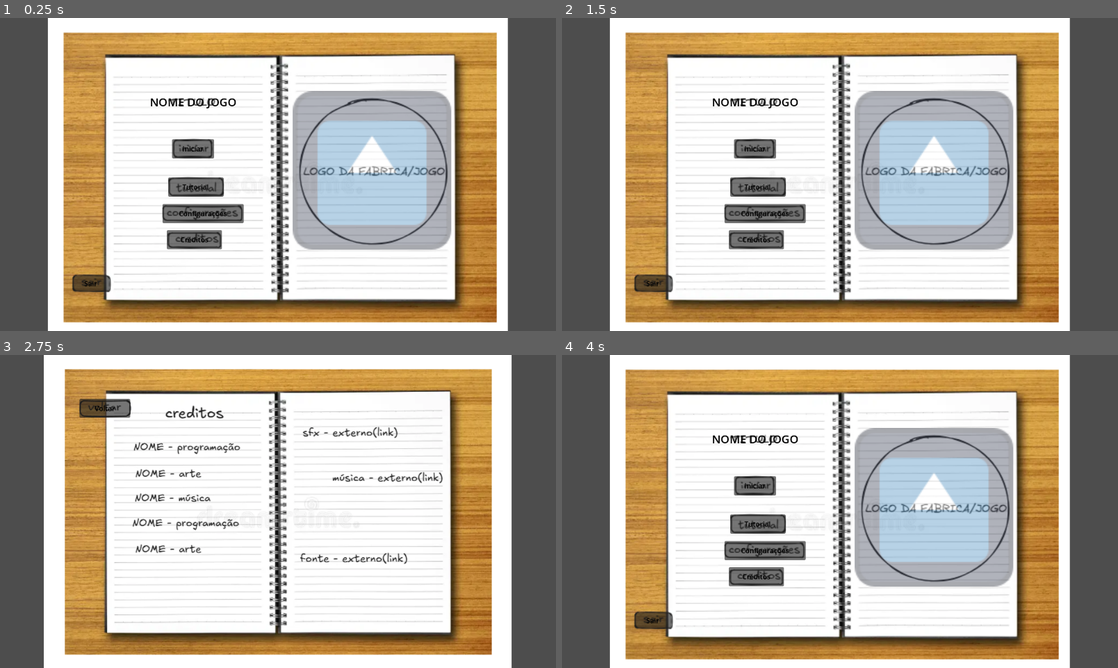
Above: before the commit, frames 1-4 (two rows, left to right).
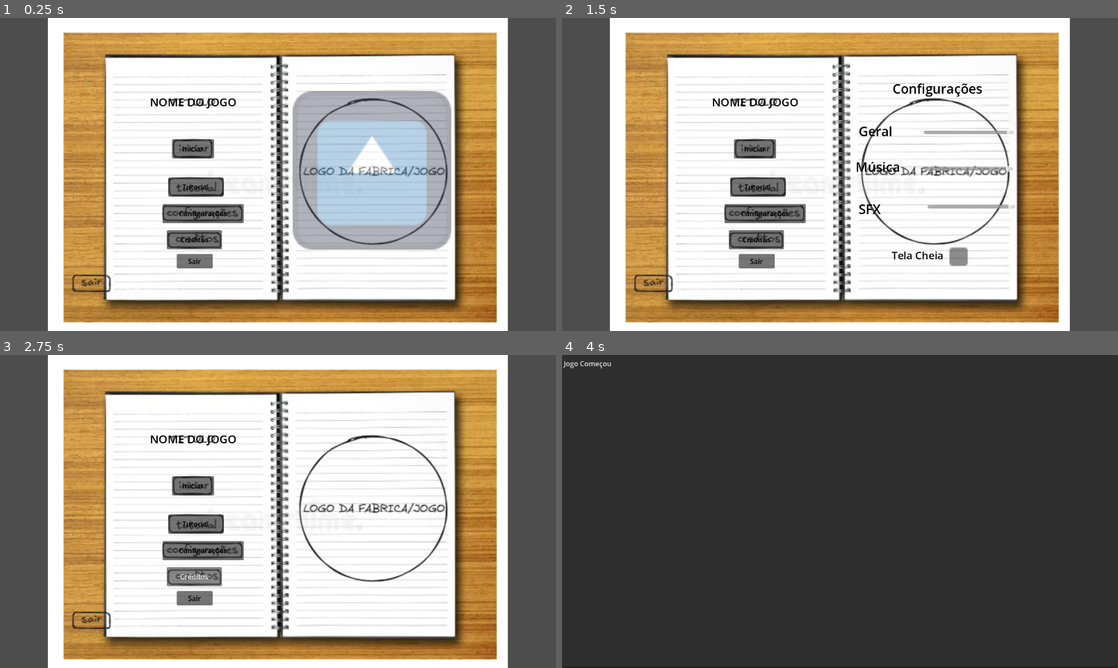
Above: after the commit, the same moments.

Repository: Masoax/felpojam-1
Game: Godot game, scene res://menu_principal.tscn
Two runs of this game, one before a commit and one after it. Both use one fixed random seed, a clock stepped at 60 frames per second and the inputs below. The engine's default icon, where the game draws it, is replaced by a stand-in: a white triangle on a blue panel in a dark square.
Inputs (mouse positions are in pixels of both pictures, inside the frame that each line leads up to):
- Up to frame 1 (0.25 s): no input
- Up to frame 2 (1.5 s): click "Configurações" at 0.5 s; click (656, 68) at 1.25 s, where only the run before the commit has a clickable "Voltar"
- Up to frame 3 (2.75 s): click "Créditos" at 2 s
- Up to frame 4 (4 s): click (756, 486) at 2.75 s, where only the run after the commit has a clickable "Iniciar"; click (667, 408) at 3.5 s, where only the run before the commit has a clickable "Voltar"

The runs differ from the first frame. In frame 1, 0.6% of the frame differs, in the area x 13-39%, y 75-88%; in frame 2, 15%; in frame 3, 23%; in frame 4, 98%, in the area x 0-100%, y 0-100%.

Commit message:
Fiz um sistema de switch nos botões
Demorou mais do que eu gostaria

Diff:
--- a/menu_principal.gd
+++ b/menu_principal.gd
@@ -4,21 +4,26 @@
 @export var cena_gameplay: PackedScene
 
 @onready var menu_inicial = $MenuInicial
+@onready var menu_logo = $MenuInicial/LogoJogo
 @onready var menu_tutorial = $MenuTutorial
-@onready var menu_config = $MenuConfig
-@onready var menu_creditos = $MenuCreditos
+@onready var menu_config = $MenuInicial/MenuConfig
+@onready var menu_creditos = $MenuInicial/MenuCreditos
 
 # Variaveis para salvar as configuções e fazer elas carregarem quando o jogo abrir de novo
 const ARQUIVO_SAVE = "user://config.cfg"
 
-@onready var slider_geral = $MenuConfig/SliderGeral
-@onready var slider_musica = $MenuConfig/SliderMusica
-@onready var slider_sfx = $MenuConfig/SliderSFX
-@onready var check_tela_cheia =$MenuConfig/CheckTelaCheia
+@onready var slider_geral = $MenuInicial/MenuConfig/SliderGeral
+@onready var slider_musica = $MenuInicial/MenuConfig/SliderMusica
+@onready var slider_sfx = $MenuInicial/MenuConfig/SliderSFX
+@onready var check_tela_cheia =$MenuInicial/MenuConfig/CheckTelaCheia
 
 # Função que carrega as configurações salvas
 func _ready():
 	carregar_configuracoes()
+	menu_logo.visible = true
+	exibir_tutorial(false)
+	exibir_configuracoes(false)
+	exibir_creditos(false)
 
 # Função para abrir a cena da gameplay
 func _on_btn_iniciar_pressed():
@@ -33,21 +38,19 @@
 	exibir_tutorial(true)
 
 func _on_btn_voltar_pressed():
+	menu_logo.visible = true
 	exibir_tutorial(false)
 	exibir_configuracoes(false)
 	exibir_creditos(false)
 
 # funções para trocar o menu inicial com o das configurações
 func exibir_configuracoes(mostrar_config: bool):
-	menu_inicial.visible = !mostrar_config
+	menu_logo.visible = !mostrar_config
 	menu_config.visible = mostrar_config
+	menu_creditos.visible = false
 
 func _on_btn_config_pressed():
-	exibir_configuracoes(true)
-
-#func _on_btn_voltar_pressed():
-#	exibir_configuracoes(false)
-#	exibir_tutorial(false)
+	exibir_configuracoes(!menu_config.visible)
 
 # Variaveis para guardas as configurações dos canais de audio
 var bus_geral = AudioServer.get_bus_index("Master")
@@ -74,15 +77,14 @@
 		DisplayServer.window_set_mode(DisplayServer.WINDOW_MODE_WINDOWED)
 	salvar_configuracoes() # Salvando as alterações para quando o jogo abrir de novo
 
-# funções para trocar o menu inicial com os dos creditos
+# funções para trocar o menu inicial com os dos creditos e vice-versa
 func exibir_creditos(mostrar_creditos: bool):
-	menu_inicial.visible = !mostrar_creditos
+	menu_logo.visible = !mostrar_creditos
+	menu_config.visible = false
 	menu_creditos.visible = mostrar_creditos
 
 func _on_btn_creditos_pressed():
-	exibir_creditos(true)
-
-#func _on_btn_voltar_pressed():
+	exibir_creditos(!menu_creditos.visible)
 
 # Função para fechar o jogo
 func _on_btn_sair_pressed():
--- a/menu_principal.tscn
+++ b/menu_principal.tscn
@@ -18,16 +18,7 @@
 script = ExtResource("1_bj1uy")
 cena_gameplay = ExtResource("2_gmcsc")
 
-[node name="MenuInicial" type="Control" parent="." unique_id=194904409]
-layout_mode = 1
-anchors_preset = 15
-anchor_right = 1.0
-anchor_bottom = 1.0
-grow_horizontal = 2
-grow_vertical = 2
-metadata/_edit_use_anchors_ = true
-
-[node name="TextureRect" type="TextureRect" parent="MenuInicial" unique_id=654902916]
+[node name="CadernoInicial" type="TextureRect" parent="." unique_id=654902916]
 layout_mode = 1
 anchors_preset = 15
 anchor_right = 1.0
@@ -36,6 +27,51 @@
 grow_vertical = 2
 texture = ExtResource("3_ul6ys")
 stretch_mode = 5
+metadata/_edit_use_anchors_ = true
+
+[node name="CadernoTutorial" type="TextureRect" parent="." unique_id=555649731]
+visible = false
+layout_mode = 1
+anchors_preset = 15
+anchor_right = 1.0
+anchor_bottom = 1.0
+grow_horizontal = 2
+grow_vertical = 2
+texture = ExtResource("6_a6518")
+stretch_mode = 5
+metadata/_edit_use_anchors_ = true
+
+[node name="CadernoConfig" type="TextureRect" parent="." unique_id=1221728880]
+visible = false
+layout_mode = 1
+anchors_preset = 15
+anchor_right = 1.0
+anchor_bottom = 1.0
+grow_horizontal = 2
+grow_vertical = 2
+texture = ExtResource("5_fa1tu")
+stretch_mode = 5
+metadata/_edit_use_anchors_ = true
+
+[node name="CadernoCreditos" type="TextureRect" parent="." unique_id=1006726884]
+visible = false
+layout_mode = 1
+anchors_preset = 15
+anchor_right = 1.0
+anchor_bottom = 1.0
+grow_horizontal = 2
+grow_vertical = 2
+texture = ExtResource("7_yxm4i")
+stretch_mode = 5
+metadata/_edit_use_anchors_ = true
+
+[node name="MenuInicial" type="Control" parent="." unique_id=194904409]
+layout_mode = 1
+anchors_preset = 15
+anchor_right = 1.0
+anchor_bottom = 1.0
+grow_horizontal = 2
+grow_vertical = 2
 metadata/_edit_use_anchors_ = true
 
 [node name="BtnIniciar" type="Button" parent="MenuInicial" unique_id=1232188284]
@@ -86,16 +122,16 @@
 [node name="BtnSair" type="Button" parent="MenuInicial" unique_id=1959171468]
 layout_mode = 1
 anchors_preset = -1
-anchor_left = 0.13125
-anchor_top = 0.825
-anchor_right = 0.19609375
-anchor_bottom = 0.87083334
+anchor_left = 0.31796876
+anchor_top = 0.75416666
+anchor_right = 0.3828125
+anchor_bottom = 0.8
 grow_vertical = 0
 theme_override_colors/font_color = Color(0, 0, 0, 1)
 text = "Sair"
 metadata/_edit_use_anchors_ = true
 
-[node name="TextureRect2" type="TextureRect" parent="MenuInicial" unique_id=840569768]
+[node name="LogoJogo" type="TextureRect" parent="MenuInicial" unique_id=840569768]
 modulate = Color(1, 1, 1, 0.39215687)
 layout_mode = 1
 anchors_preset = -1
@@ -118,213 +154,154 @@
 text = "NOME DO JOGO"
 metadata/_edit_use_anchors_ = true
 
-[node name="MenuTutorial" type="Control" parent="." unique_id=1380683657]
-visible = false
-layout_mode = 1
-anchors_preset = 15
-anchor_right = 1.0
-anchor_bottom = 1.0
-grow_horizontal = 2
-grow_vertical = 2
-metadata/_edit_use_anchors_ = true
-
-[node name="TextureRect" type="TextureRect" parent="MenuTutorial" unique_id=555649731]
-layout_mode = 1
-anchors_preset = 15
-anchor_right = 1.0
-anchor_bottom = 1.0
-grow_horizontal = 2
-grow_vertical = 2
-texture = ExtResource("6_a6518")
-stretch_mode = 5
-metadata/_edit_use_anchors_ = true
-
-[node name="BtnVoltar" type="Button" parent="MenuTutorial" unique_id=211087816]
-layout_mode = 1
-anchors_preset = -1
-anchor_left = 0.12265625
-anchor_top = 0.12777779
-anchor_right = 0.22172852
-anchor_bottom = 0.18788588
-theme_override_colors/font_color = Color(0, 0, 0, 1)
-text = "Voltar"
-metadata/_edit_use_anchors_ = true
-
-[node name="MenuConfig" type="Control" parent="." unique_id=574583915]
-visible = false
-layout_mode = 1
-anchors_preset = 15
-anchor_right = 1.0
-anchor_bottom = 1.0
-grow_horizontal = 2
-grow_vertical = 2
-metadata/_edit_use_anchors_ = true
-
-[node name="TextureRect" type="TextureRect" parent="MenuConfig" unique_id=1221728880]
-layout_mode = 1
-anchors_preset = 15
-anchor_right = 1.0
-anchor_bottom = 1.0
-grow_horizontal = 2
-grow_vertical = 2
-texture = ExtResource("5_fa1tu")
-stretch_mode = 5
-metadata/_edit_use_anchors_ = true
-
-[node name="BtnVoltar" type="Button" parent="MenuConfig" unique_id=1489302557]
-layout_mode = 1
-anchors_preset = -1
-anchor_left = 0.12265625
-anchor_top = 0.12777779
-anchor_right = 0.22172852
-anchor_bottom = 0.18788588
-theme_override_colors/font_color = Color(0, 0, 0, 1)
-text = "Voltar"
-metadata/_edit_use_anchors_ = true
-
-[node name="Configuracoes" type="Label" parent="MenuConfig" unique_id=903175959]
-layout_mode = 1
-anchors_preset = -1
-anchor_left = 0.2625
-anchor_top = 0.1875
-anchor_right = 0.42421874
-anchor_bottom = 0.24583334
+[node name="MenuConfig" type="Control" parent="MenuInicial" unique_id=574583915]
+visible = false
+layout_mode = 1
+anchor_left = 0.5234375
+anchor_top = 0.13472222
+anchor_right = 0.8109375
+anchor_bottom = 0.87916666
+grow_horizontal = 2
+grow_vertical = 2
+metadata/_edit_use_anchors_ = true
+
+[node name="Configuracoes" type="Label" parent="MenuInicial/MenuConfig" unique_id=903175959]
+layout_mode = 1
+anchors_preset = -1
+anchor_left = 0.24728265
+anchor_top = 0.082089536
+anchor_right = 0.8097826
+anchor_bottom = 0.16044775
 theme_override_colors/font_color = Color(0, 0, 0, 1)
 theme_override_font_sizes/font_size = 30
 text = "Configurações"
 metadata/_edit_use_anchors_ = true
 
-[node name="Geral" type="Label" parent="MenuConfig" unique_id=2131817894]
-layout_mode = 1
-anchors_preset = -1
-anchor_left = 0.20234375
-anchor_top = 0.33888888
-anchor_right = 0.3171875
-anchor_bottom = 0.39722222
+[node name="Geral" type="Label" parent="MenuInicial/MenuConfig" unique_id=2131817894]
+layout_mode = 1
+anchors_preset = -1
+anchor_left = 0.035326045
+anchor_top = 0.26492533
+anchor_right = 0.24728256
+anchor_bottom = 0.34328356
 theme_override_colors/font_color = Color(0, 0, 0, 1)
 theme_override_font_sizes/font_size = 30
 text = "Geral"
 metadata/_edit_use_anchors_ = true
 
-[node name="Musica" type="Label" parent="MenuConfig" unique_id=1407362580]
-layout_mode = 1
-anchors_preset = -1
-anchor_left = 0.19453125
-anchor_top = 0.45833334
-anchor_right = 0.3234375
-anchor_bottom = 0.51666665
+[node name="Musica" type="Label" parent="MenuInicial/MenuConfig" unique_id=1407362580]
+layout_mode = 1
+anchors_preset = -1
+anchor_left = 0.016304348
+anchor_top = 0.41791046
+anchor_right = 0.29347825
+anchor_bottom = 0.49626866
 theme_override_colors/font_color = Color(0, 0, 0, 1)
 theme_override_font_sizes/font_size = 30
 text = "Música"
 metadata/_edit_use_anchors_ = true
 
-[node name="SFX" type="Label" parent="MenuConfig" unique_id=1033873499]
-layout_mode = 1
-anchors_preset = -1
-anchor_left = 0.20078126
-anchor_top = 0.5902778
-anchor_right = 0.3203125
-anchor_bottom = 0.6486111
+[node name="SFX" type="Label" parent="MenuInicial/MenuConfig" unique_id=1033873499]
+layout_mode = 1
+anchors_preset = -1
+anchor_left = 0.035326086
+anchor_top = 0.5988806
+anchor_right = 0.17391309
+anchor_bottom = 0.6772388
 theme_override_colors/font_color = Color(0, 0, 0, 1)
 theme_override_font_sizes/font_size = 30
 text = "SFX"
 metadata/_edit_use_anchors_ = true
 
-[node name="TelaCheia" type="Label" parent="MenuConfig" unique_id=2123009757]
-layout_mode = 1
-anchors_preset = -1
-anchor_left = 0.25234374
-anchor_top = 0.74444443
-anchor_right = 0.371875
-anchor_bottom = 0.80277777
-theme_override_colors/font_color = Color(0, 0, 0, 1)
-theme_override_font_sizes/font_size = 30
-text = "Tela Cheia"
-metadata/_edit_use_anchors_ = true
-
-[node name="TextureRect2" type="TextureRect" parent="MenuConfig" unique_id=761214042]
-modulate = Color(1, 1, 1, 0.39215687)
-layout_mode = 1
-anchors_preset = -1
-anchor_left = 0.521875
-anchor_top = 0.23333333
-anchor_right = 0.8070313
-anchor_bottom = 0.74027777
-texture = ExtResource("4_ns3he")
-metadata/_edit_use_anchors_ = true
-
-[node name="SliderGeral" type="HSlider" parent="MenuConfig" unique_id=2058826330]
-layout_mode = 1
-anchors_preset = -1
-anchor_left = 0.32265624
-anchor_top = 0.35833332
-anchor_right = 0.484375
-anchor_bottom = 0.38055557
+[node name="SliderGeral" type="HSlider" parent="MenuInicial/MenuConfig" unique_id=2058826330]
+layout_mode = 1
+anchors_preset = -1
+anchor_left = 0.44293478
+anchor_top = 0.29477614
+anchor_right = 1.0027174
+anchor_bottom = 0.3246269
 value = 100.0
 metadata/_edit_use_anchors_ = true
 
-[node name="SliderMusica" type="HSlider" parent="MenuConfig" unique_id=2055322101]
-layout_mode = 1
-anchors_preset = -1
-anchor_left = 0.3265625
-anchor_top = 0.47916666
-anchor_right = 0.48828125
-anchor_bottom = 0.5013889
+[node name="SliderMusica" type="HSlider" parent="MenuInicial/MenuConfig" unique_id=2055322101]
+layout_mode = 1
+anchors_preset = -1
+anchor_left = 0.44565213
+anchor_top = 0.45149255
+anchor_right = 0.9972826
+anchor_bottom = 0.48134327
 value = 100.0
 metadata/_edit_use_anchors_ = true
 
-[node name="SliderSFX" type="HSlider" parent="MenuConfig" unique_id=1010897813]
-layout_mode = 1
-anchors_preset = -1
-anchor_left = 0.32734376
-anchor_top = 0.60555553
-anchor_right = 0.4890625
-anchor_bottom = 0.62777776
+[node name="SliderSFX" type="HSlider" parent="MenuInicial/MenuConfig" unique_id=1010897813]
+layout_mode = 1
+anchors_preset = -1
+anchor_left = 0.4673913
+anchor_top = 0.61380595
+anchor_right = 1.0108697
+anchor_bottom = 0.6436567
 offset_bottom = 3.0517578e-05
 value = 100.0
 metadata/_edit_use_anchors_ = true
 
-[node name="CheckTelaCheia" type="CheckBox" parent="MenuConfig" unique_id=1408302889]
-layout_mode = 1
-anchors_preset = -1
-anchor_left = 0.38046876
-anchor_top = 0.7083333
-anchor_right = 0.425
-anchor_bottom = 0.85
-offset_right = 51.0
+[node name="CheckTelaCheia" type="CheckBox" parent="MenuInicial/MenuConfig" unique_id=1408302889]
+layout_mode = 1
+anchors_preset = -1
+anchor_left = 0.492799
+anchor_top = 0.75895524
+anchor_right = 0.82785326
+anchor_bottom = 0.92761195
+offset_left = 25.649963
+offset_top = 9.199982
+offset_right = -73.649994
+offset_bottom = -57.200012
+grow_horizontal = 2
+grow_vertical = 2
+scale = Vector2(3, 3)
 theme_override_colors/font_color = Color(0, 0, 0, 1)
 theme_override_colors/font_pressed_color = Color(0, 0, 0, 1)
+metadata/_edit_use_anchors_ = true
+
+[node name="Tela Cheia" type="Label" parent="MenuInicial/MenuConfig" unique_id=1120414215]
+layout_mode = 1
+anchors_preset = -1
+anchor_left = 0.24184778
+anchor_top = 0.80597013
+anchor_right = 0.5652174
+anchor_bottom = 0.869403
+theme_override_colors/font_color = Color(0, 0, 0, 1)
+theme_override_font_sizes/font_size = 24
 text = "Tela Cheia"
 metadata/_edit_use_anchors_ = true
 
-[node name="MenuCreditos" type="Control" parent="." unique_id=827831790]
-visible = false
-layout_mode = 1
-anchors_preset = 15
-anchor_right = 1.0
-anchor_bottom = 1.0
-grow_horizontal = 2
-grow_vertical = 2
-metadata/_edit_use_anchors_ = true
-
-[node name="TextureRect" type="TextureRect" parent="MenuCreditos" unique_id=1006726884]
-layout_mode = 1
-anchors_preset = 15
-anchor_right = 1.0
-anchor_bottom = 1.0
-grow_horizontal = 2
-grow_vertical = 2
-texture = ExtResource("7_yxm4i")
-stretch_mode = 5
-metadata/_edit_use_anchors_ = true
-
-[node name="BtnVoltar" type="Button" parent="MenuCreditos/TextureRect" unique_id=1255496654]
-layout_mode = 1
-anchors_preset = -1
-anchor_left = 0.14296874
-anchor_top = 0.14027777
-anchor_right = 0.23422852
-anchor_bottom = 0.20038588
+[node name="MenuCreditos" type="Control" parent="MenuInicial" unique_id=827831790]
+visible = false
+layout_mode = 1
+anchor_left = 0.5234375
+anchor_top = 0.13472222
+anchor_right = 0.8109375
+anchor_bottom = 0.87916666
+grow_horizontal = 2
+grow_vertical = 2
+metadata/_edit_use_anchors_ = true
+
+[node name="MenuTutorial" type="Control" parent="." unique_id=1380683657]
+visible = false
+layout_mode = 1
+anchors_preset = 15
+anchor_right = 1.0
+anchor_bottom = 1.0
+grow_horizontal = 2
+grow_vertical = 2
+metadata/_edit_use_anchors_ = true
+
+[node name="BtnVoltar" type="Button" parent="MenuTutorial" unique_id=211087816]
+layout_mode = 1
+anchors_preset = -1
+anchor_left = 0.18203124
+anchor_top = 0.125
+anchor_right = 0.28110352
+anchor_bottom = 0.1851081
 theme_override_colors/font_color = Color(0, 0, 0, 1)
 text = "Voltar"
 metadata/_edit_use_anchors_ = true
@@ -334,10 +311,8 @@
 [connection signal="pressed" from="MenuInicial/BtnConfig" to="." method="_on_btn_config_pressed"]
 [connection signal="pressed" from="MenuInicial/BtnCreditos" to="." method="_on_btn_creditos_pressed"]
 [connection signal="pressed" from="MenuInicial/BtnSair" to="." method="_on_btn_sair_pressed"]
+[connection signal="value_changed" from="MenuInicial/MenuConfig/SliderGeral" to="." method="_on_slider_geral_value_changed"]
+[connection signal="value_changed" from="MenuInicial/MenuConfig/SliderMusica" to="." method="_on_slider_musica_value_changed"]
+[connection signal="value_changed" from="MenuInicial/MenuConfig/SliderSFX" to="." method="_on_slider_sfx_value_changed"]
+[connection signal="toggled" from="MenuInicial/MenuConfig/CheckTelaCheia" to="." method="_on_check_tela_cheia_toggled"]
 [connection signal="pressed" from="MenuTutorial/BtnVoltar" to="." method="_on_btn_voltar_pressed"]
-[connection signal="pressed" from="MenuConfig/BtnVoltar" to="." method="_on_btn_voltar_pressed"]
-[connection signal="value_changed" from="MenuConfig/SliderGeral" to="." method="_on_slider_geral_value_changed"]
-[connection signal="value_changed" from="MenuConfig/SliderMusica" to="." method="_on_slider_musica_value_changed"]
-[connection signal="value_changed" from="MenuConfig/SliderSFX" to="." method="_on_slider_sfx_value_changed"]
-[connection signal="toggled" from="MenuConfig/CheckTelaCheia" to="." method="_on_check_tela_cheia_toggled"]
-[connection signal="pressed" from="MenuCreditos/TextureRect/BtnVoltar" to="." method="_on_btn_voltar_pressed"]
Binary file changed: Sprites/MenuConfig_placeholder.png
Binary file changed: Sprites/MenuCreditos_placeholder.png
